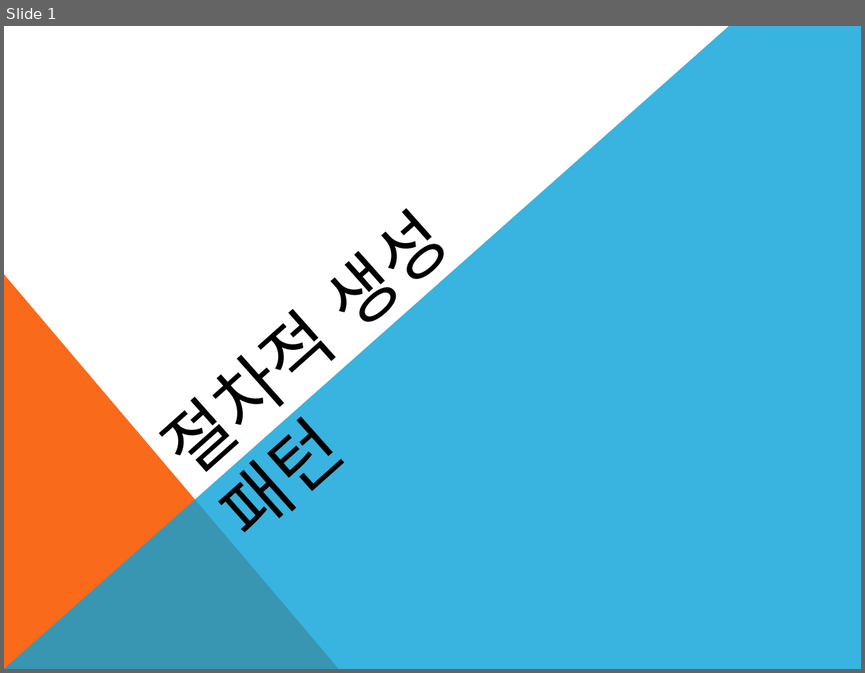
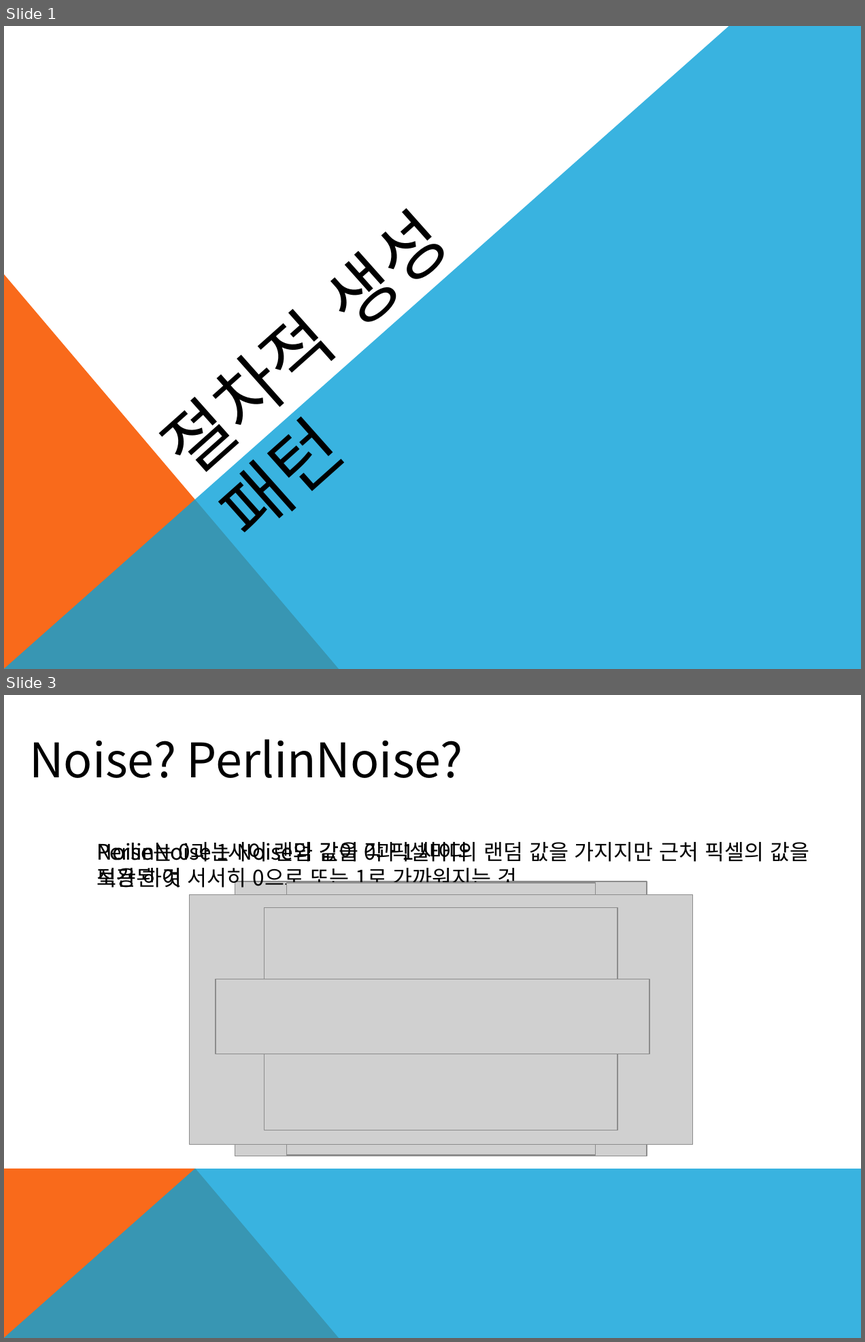
Before and after one commit to yhoneybee/2022Study, a slide deck: 영훈/절차적 생성 패턴.pptx. Shown one above the other, each under a label of ours: slide 1 before the commit, slides 1 and 3 after it; the slides between them are not shown. The pictures are 865x673 and 865x1342 pixels, drawn with LibreOffice and Linux fonts; fonts in the diff are those of the drawing; grey boxes stand for pictures. Boxes give left, top, right and bottom in pixels: in the first picture for what was removed or moved away, otherwise in the second. Text is boxed around its words. In the diff, an @@ line names an element or a change of style, - is before the commit and + after.

```diff
--- a/영훈/절차적 생성 패턴.pptx
+++ b/영훈/절차적 생성 패턴.pptx
@@ slide 3 added at [4, 695, 861, 1338], background #FFFFFF @@
@@ text added at [29, 739, 463, 778], 40 pt, text #000000 @@
+Noise? PerlinNoise?
@@ text added at [96, 842, 469, 887], 18 pt, text #000000 @@
+Noise는 0과 1사이 랜덤 값을 각 픽셀마다 적용된 것
@@ text added at [188, 842, 809, 892], 18 pt, text #000000 @@
+PerlinNoise는 Noise와 같이 0과 1 사이의 랜덤 값을 가지지만 근처 픽셀의 값을 보간 하여 서서히 0으로 또는 1로 가까워지는 것
@@ picture added at [189, 895, 692, 1144] @@
@@ picture added at [235, 882, 647, 1156] @@
@@ picture added at [287, 883, 595, 1154] @@
@@ picture added at [264, 907, 617, 1130] @@
@@ picture added at [215, 979, 649, 1054] @@
@@ freeform shape added at [4, 1168, 339, 1338], fill #F96A1B @@
@@ freeform shape added at [4, 1168, 861, 1338], fill #08A1D9 at 80% opacity @@
```
Also in this commit, not shown: 4 other slides added, 1 slide removed, 1 other file.
